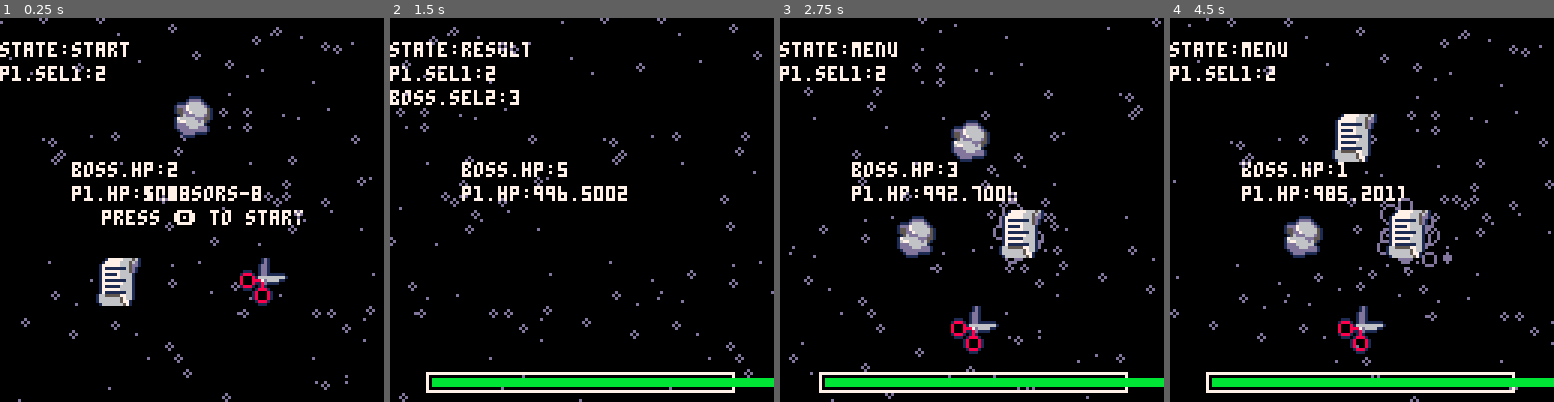
Above: before the commit, frames 1-4 (left to right).
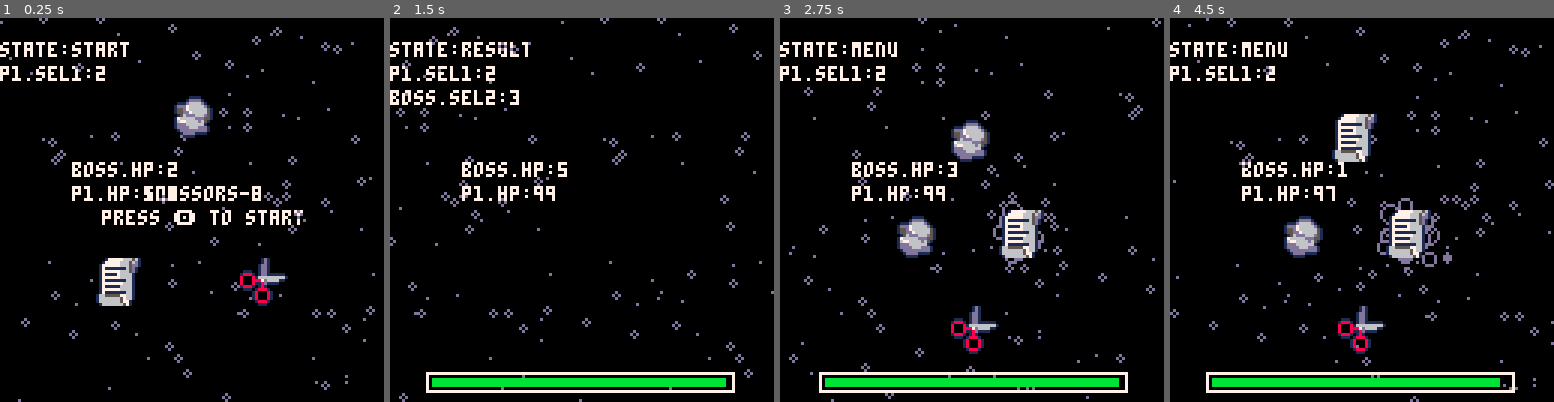
Above: after the commit, the same moments.

Repository: haarshmap/scissors-8
Game: PICO-8 cartridge game.p8
Two runs of this game, one before a commit and one after it. Both use one fixed random seed, a clock stepped at 60 frames per second and the inputs below.
Inputs:
- Up to frame 1 (0.25 s): no input
- Up to frame 2 (1.5 s): tap X (X key) at 0.33, 1.07 s; tap O (Z key) at 0.7 s
- Up to frame 3 (2.75 s): hold Right 1.6-2.1 s; tap O (Z key) at 1.7, 2.1, 2.5 s; tap X (X key) at 1.85 s; hold Up 2.15-2.42 s; hold Right from 2.47 s (still down)
- Up to frame 4 (4.5 s): tap O (Z key) every 0.4 s from 2.9 to 4.1 s; tap X (X key) at 2.97, 4.08 s; release Right at 3.03 s; hold Left 3.08-3.58 s; hold Down 3.63-3.97 s; hold Right from 4.02 s (still down)

The runs differ from the first frame. In frame 1, less than 0.1% of the frame differs, in the area x 46-50%, y 43-48%; in frame 2, 0.6%; in frame 3, 0.6%; in frame 4, 0.7%, in the area x 40-100%, y 43-97%.

Commit message:
game logic changes and buff logic

Diff:
--- a/game.p8
+++ b/game.p8
@@ -36,7 +36,6 @@
  else
   sp=1
  end
-	 p1.hp-=0.1
 	 if p1.hp < 0 then
 	  p1.hp = 0
 	  state = "end"
@@ -44,7 +43,6 @@
 	end
 	if state=="result" then
 	 upd_res()
-	 p1.hp-=0.1
 	 if p1.hp < 0 then
 	  p1.hp = 0
 	  state = "end"
@@ -57,7 +55,6 @@
 	end
 	if state=="buff" then
 	 upd_buff()
-	 p1.hp-=0.1
 	 if p1.hp < 0 then
 	  p1.hp = 0
 	  state = "end"
@@ -81,10 +78,12 @@
 
 	//players
 	p1={
-	 hp=1000,
+	 hp=100,
 	 dmg=1,
  	sel1=2,
  	atk=false,
+ 	stored=0,
+ 	storedcap=0,
 	}
 	boss={
 	 hp=5,
@@ -286,11 +285,13 @@
   boss.sel2 = flr(rand(3))
   p1.atk = retout(p1.sel1,boss.sel2)
   if p1.atk == true then
-   p1atk()
+   p1atk(p1.stored)
    rct2.barw = rct2.barw*(boss.hp/boss.thp)
-
   elseif p1.atk == false then
    p2atk()
+   if p1.storedcap != 0 then
+    p1.stored += 5
+   end
   end
   state="result"
  end
@@ -335,14 +336,14 @@
   shake=1
  end
  if btnp(🅾️) then
-   if p1.hp <= 80 and sel1 == 1 then
+   if p1.hp <= 40 and sel1 == 1 then
     p1.hp += 20
    end
    if p1.sel1 == 2 then
-
+				p1.storedcap += 5
    end
    if p1.sel1 == 3 then
-    p1.dmg += 3
+    p1.dmg += 5
    end
   boss.hp += boss.thp
   boss.dmg += 5
@@ -378,8 +379,8 @@
  end
 end
 
-function p1atk()
- boss.hp -= p1.dmg
+function p1atk(storedmg)
+ boss.hp -= p1.dmg + storedmg
  if boss.hp < 0 then
   boss.hp=0
  end
@@ -491,7 +492,7 @@
 
 function drw_hp(x1,y1,x2,y2,barw)
  rect(x1,y1,x2,y2,7)
- rectfill(x1+2,y1+2,x1+2+barw,y2-2,11)
+ rectfill(x1+2,y1+2,x1+barw,y2-2,11)
 end
 
 function debug(state, sel1, hp1, hp2, sel2)
